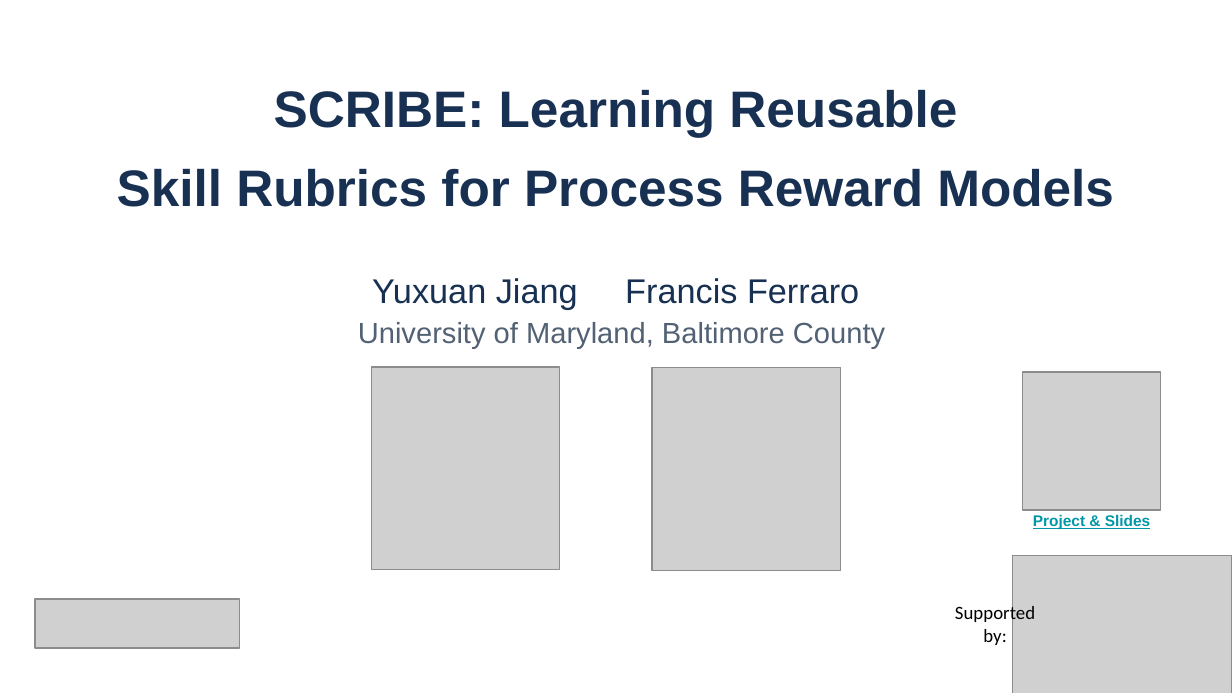
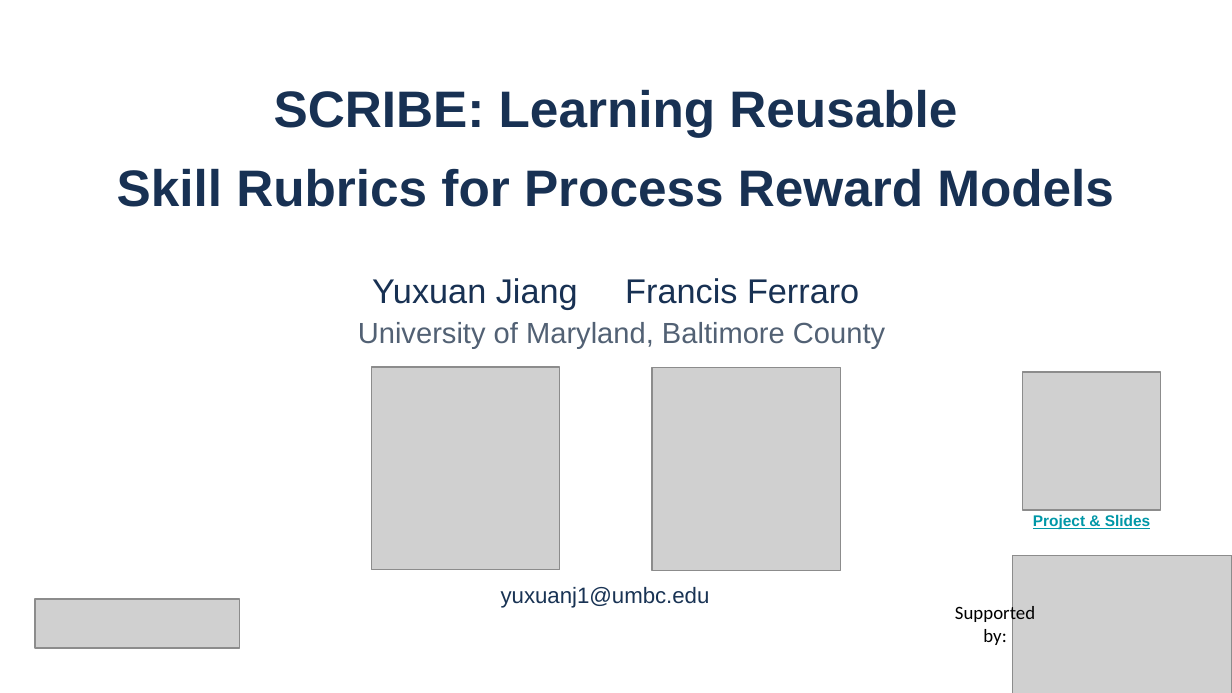
Before and after one commit to YuxuanJiang1/SCRIBE, a slide deck: slide 1 of slides/SCRIBE_EMNLP2026.pptx. Drawn at 1232x693 pixels with LibreOffice and Linux fonts; fonts in the diff are those of the drawing; grey boxes stand for pictures. Boxes give left, top, right and bottom in pixels: in the first picture for what was removed or moved away, otherwise in the second. Text is boxed around its words. In the diff, an @@ line names an element or a change of style, - is before the commit and + after.

```diff
--- a/slides/SCRIBE_EMNLP2026.pptx
+++ b/slides/SCRIBE_EMNLP2026.pptx
@@ text added at <box>501,587,710,608</box>, 13 pt, text #193354 @@
+yuxuanj1@umbc.edu
```
Also in this commit, not shown: 2 other slides changed, 1 slide removed, 3 other files.
